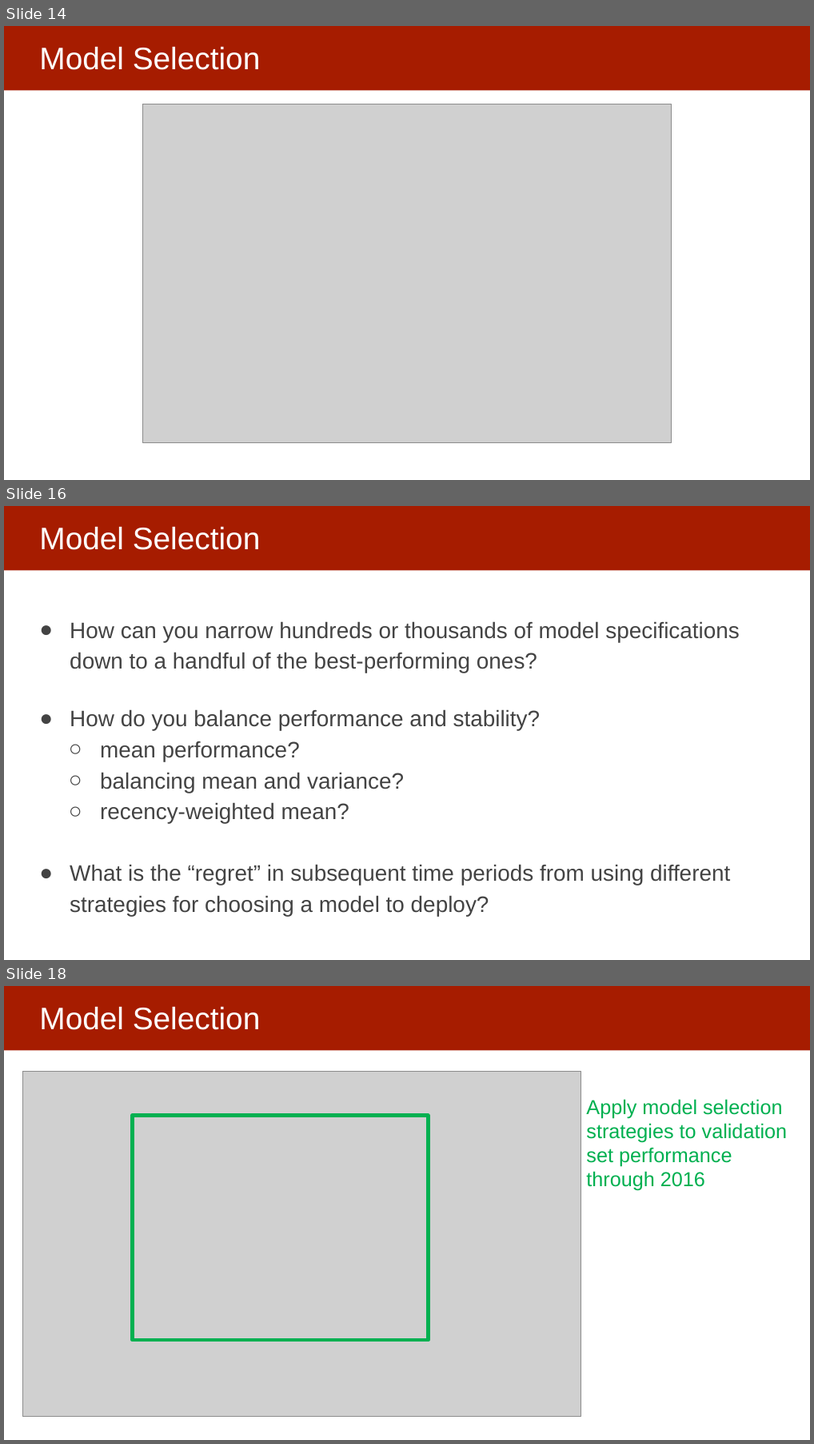
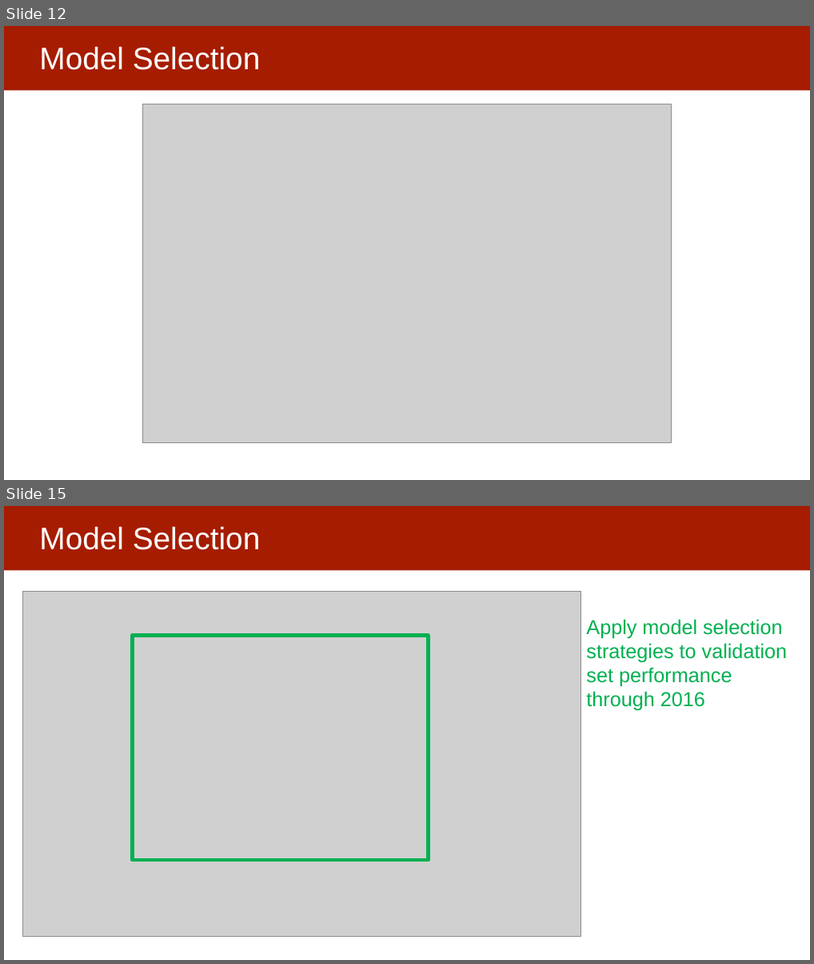
Before and after one commit to dssg/mlforpublicpolicylab, a slide deck: Lectures/15-ml-in-practice-and-model-selection-part-3.pptx. Shown one above the other, each under a label of ours: slides 14, 16 and 18 before the commit, slides 12 and 15 after it; the slides between them are not shown. The pictures are 814x1444 and 814x964 pixels, drawn with LibreOffice and Linux fonts; fonts in the diff are those of the drawing; grey boxes stand for pictures. Boxes give left, top, right and bottom in pixels: in the first picture for what was removed or moved away, otherwise in the second. Text is boxed around its words. In the diff, an @@ line names an element or a change of style, - is before the commit and + after.

```diff
--- a/Lectures/15-ml-in-practice-and-model-selection-part-3.pptx
+++ b/Lectures/15-ml-in-practice-and-model-selection-part-3.pptx
@@ slide 16 removed at box(4, 506, 810, 960), background #FFFFFF; not listed: 1 template element that a slide beside it also shows @@
@@ title removed at box(39, 527, 261, 550) @@
-Model Selection
@@ text removed at box(70, 621, 740, 916) @@
-● How can you narrow hundreds or thousands of model specifications down to a handful of the best-performing ones?
-● How do you balance performance and stability?
-  ○ mean performance?
-  ○ balancing mean and variance?
-  ○ recency-weighted mean?
-● What is the “regret” in subsequent time periods from using different strategies for choosing a model to deploy?
@@ what was slide 14 is now slide 12 @@
@@ what was slide 18 is now slide 15 @@
```
Also in this commit, not shown: 2 slides changed, 11 slides added, 11 other slides removed.
